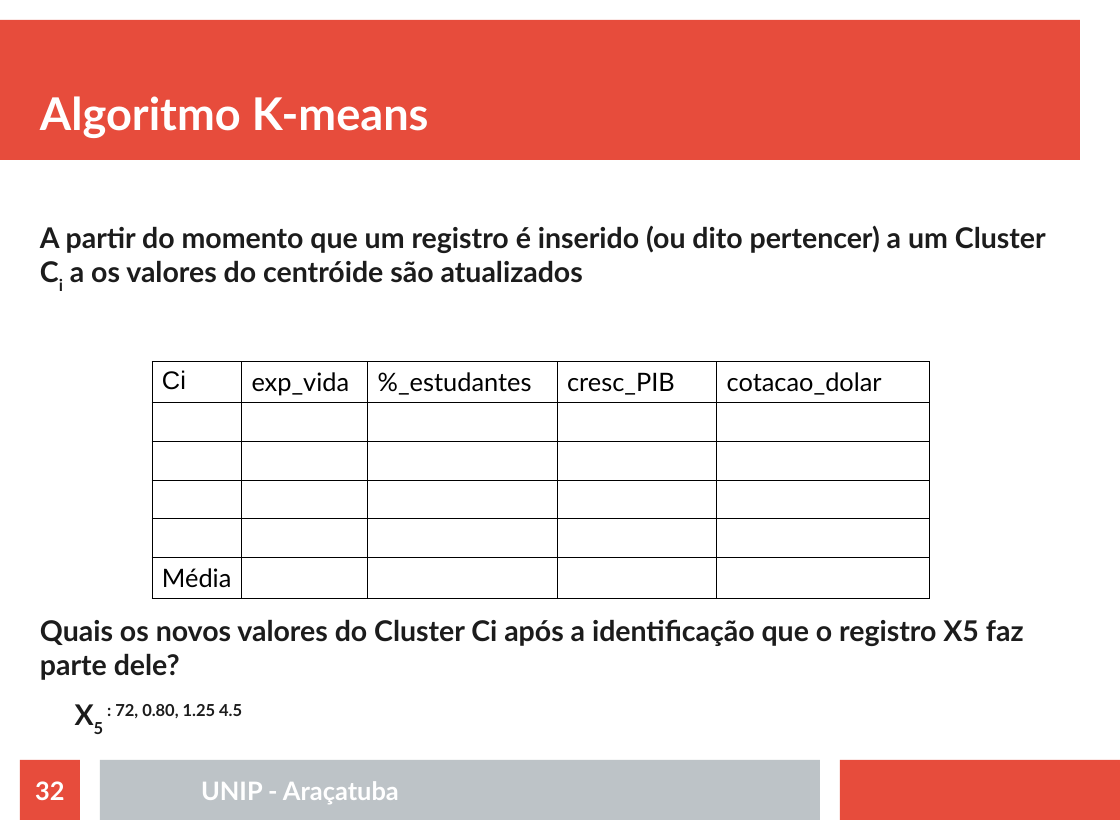
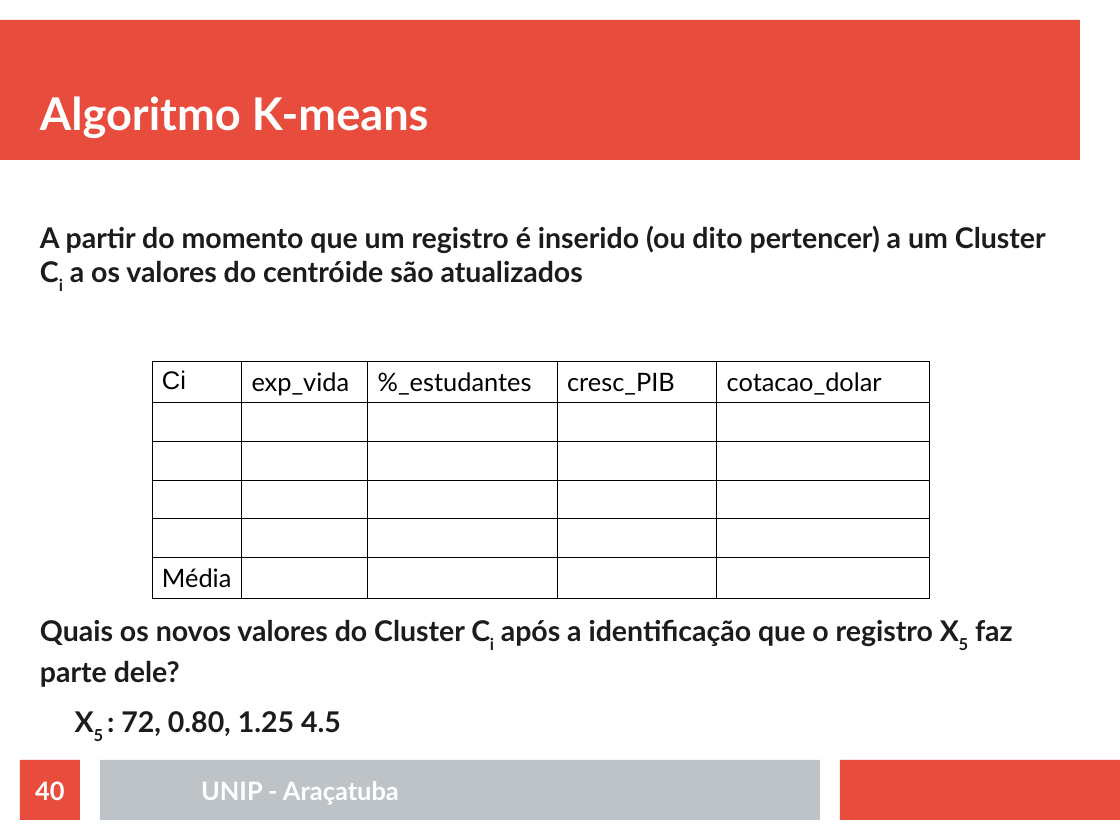
Before and after one commit to rafaelstojoao/pos-unip, a slide deck: slide 40 of [2020][modulo][Machine_Learning]/[aula]02[Agrupamento].odp (slide 32 before the commit). Drawn at 1120x840 pixels with LibreOffice and Linux fonts; fonts in the diff are those of the drawing. Boxes give left, top, right and bottom in pixels: in the first picture for what was removed or moved away, otherwise in the second. Text is boxed around its words. In the diff, an @@ line names an element or a change of style, - is before the commit and + after.

```diff
--- a/[2020][modulo][Machine_Learning]/[aula]02[Agrupamento].odp
+++ b/[2020][modulo][Machine_Learning]/[aula]02[Agrupamento].odp
@@ text at [40,619,1013,736]: now subscript in "Ci X5"; now on the baseline in ": 72, 0.80, 1.25 4.5" @@
@@ page number at [35,781,64,800]: text changed @@
-32
+40
```
Also in this commit, not shown: 9 other slides changed, 8 slides added, 1 other file.
